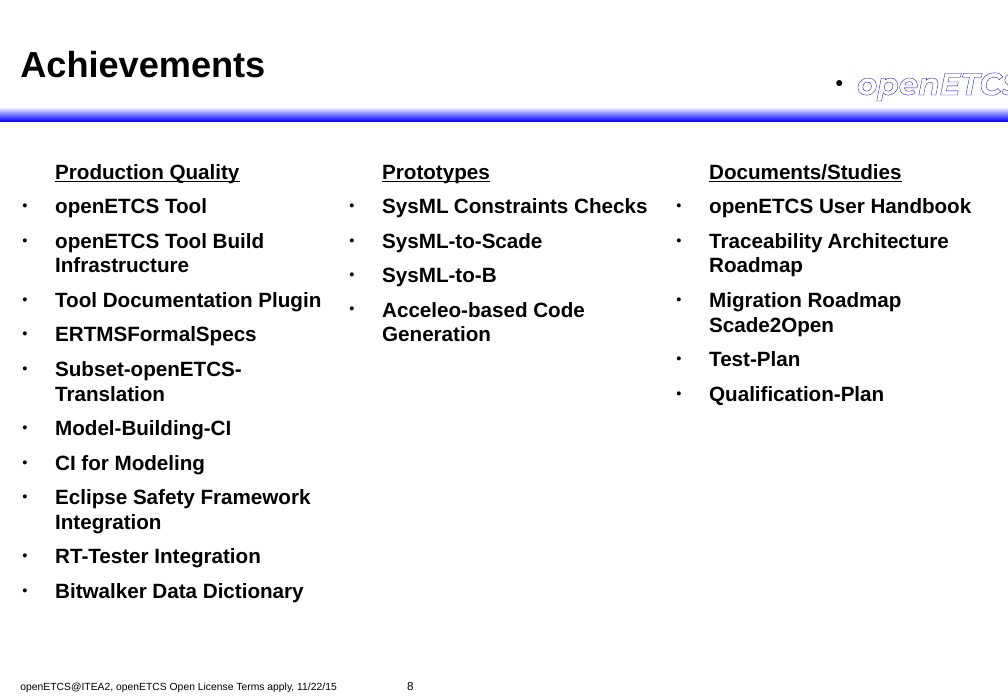
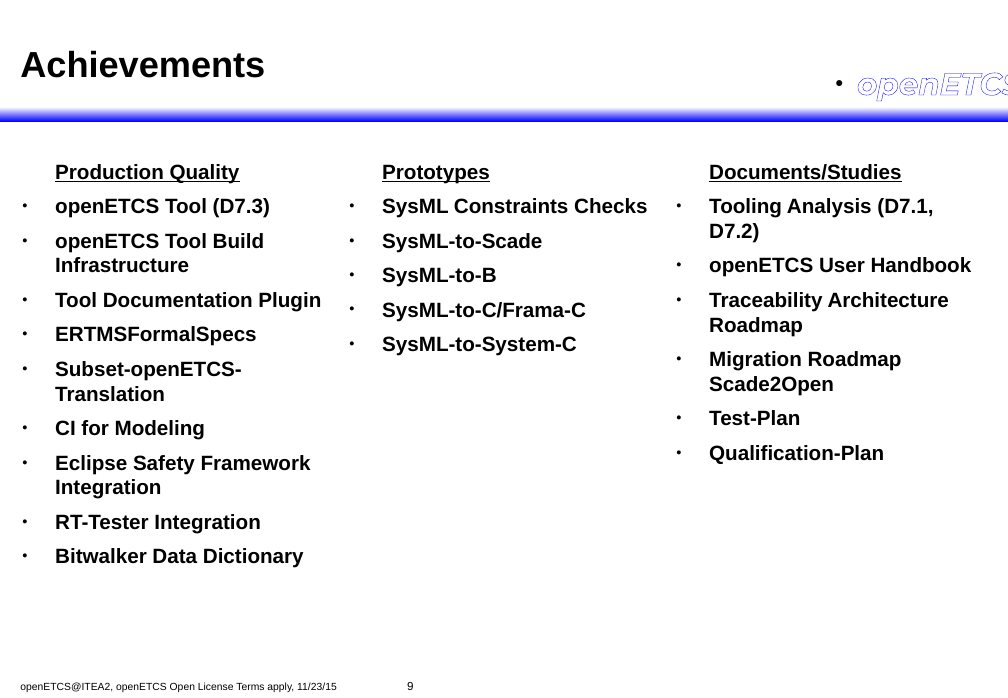
Before and after one commit to openETCS/toolchain, a slide deck: slide 9 of itea_Reviews/2015/openetcs-review-final-wp7.odp (slide 8 before the commit). Drawn at 1008x698 pixels with LibreOffice and Linux fonts; fonts in the diff are those of the drawing; background and template pictures are left out. Boxes give left, top, right and bottom in pixels: in the first picture for what was removed or moved away, otherwise in the second. Text is boxed around its words. In the diff, an @@ line names an element or a change of style, - is before the commit and + after.

```diff
--- a/itea_Reviews/2015/openetcs-review-final-wp7.odp
+++ b/itea_Reviews/2015/openetcs-review-final-wp7.odp
@@ text at bbox=[55, 198, 270, 218]: text changed @@
-● openETCS Tool
+● openETCS Tool (D7.3)
@@ text at bbox=[709, 198, 933, 243]: paragraph added @@
+● Tooling Analysis (D7.1, D7.2)
@@ text at bbox=[382, 302, 586, 356]: text changed @@
-● Acceleo-based Code Generation
+● SysML-to-C/Frama-C
+● SysML-to-System-C
@@ text at bbox=[55, 420, 231, 440]: paragraph removed @@
-● Model-Building-CI
@@ page number at bbox=[407, 682, 413, 690]: text changed @@
-8
+9
```
Also in this commit, not shown: 5 other slides changed, 3 slides added, 1 slide removed.
